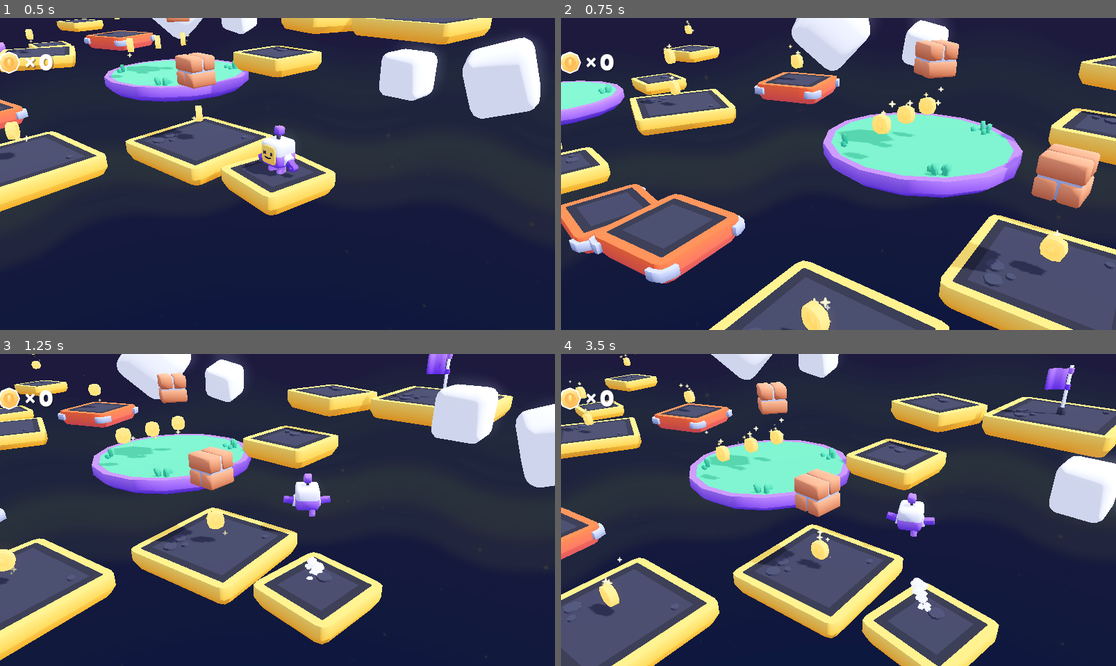
Above: before the commit, frames 1-4 (two rows, left to right).
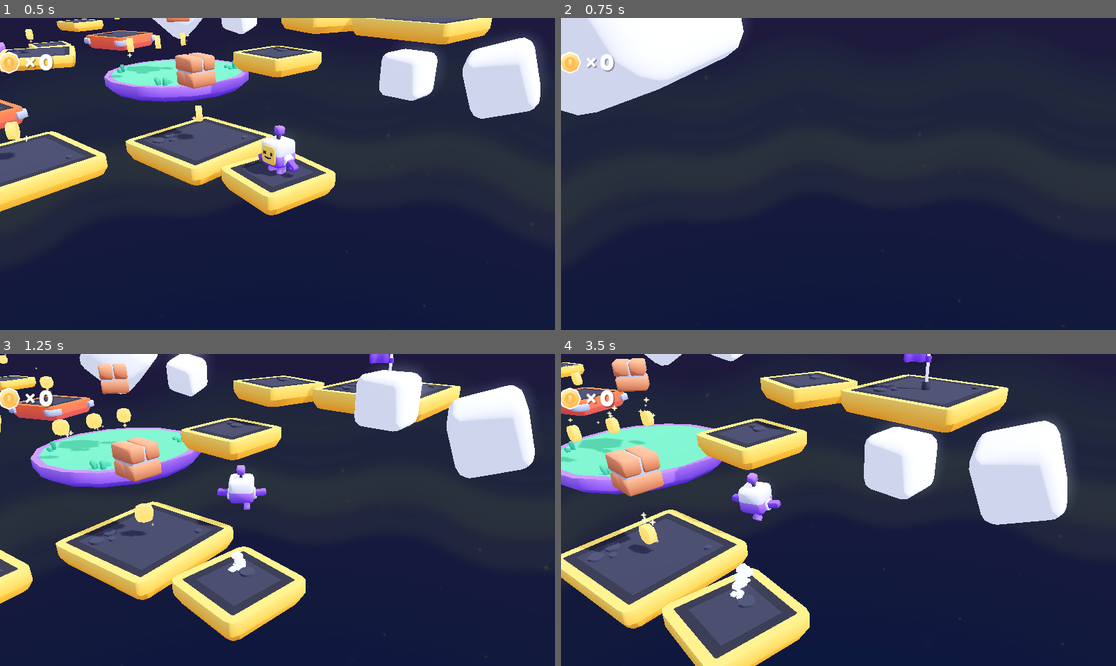
Above: after the commit, the same moments.

Repository: Baptoaster/I_Cast_Gun
Game: Godot game, scene res://scenes/main.tscn
The game is run twice, just before and just after one commit, with the same random seed, the same clock (stepped at 60 frames per second) and the same inputs.
Inputs (mouse positions are in pixels of both pictures, inside the frame that each line leads up to):
- Up to frame 1 (0.5 s): no input
- Up to frame 2 (0.75 s): move the mouse to (866, 174) at 0.52 s; hold W (move_forward) from 0.53 s (still down); right-click (866, 174) at 0.6 s
- Up to frame 3 (1.25 s): keep holding W (move_forward); tap Space (jump) at 0.77 s
- Up to frame 4 (3.5 s): keep holding W (move_forward); move the mouse to (810, 510) at 1.27 s; right-click (810, 510) at 1.35 s; tap Space (jump) at 1.52, 3.02 s; move the mouse to (849, 503) at 2.02 s; tap Down (camera_down) at 2.1 s; right-click (849, 503) at 2.3 s; move the mouse to (832, 516) at 2.77 s; tap Left (camera_left) at 2.85 s; right-click (832, 516) at 3.05 s

Frame 1 is identical in both runs. In frame 2, 47% of the frame differs, in the area x 0-100%, y 0-100%; in frame 3, 43%; in frame 4, 60%.

Commit message:
tentative aim

Diff:
--- a/scripts/view.gd
+++ b/scripts/view.gd
@@ -13,14 +13,12 @@
 @export var mouse_sensitivity = 0.1
 
 @export_group("TPS Mode")
-@export var tps_distance = 3.0  # Distance de la caméra en mode TPS
+@export var tps_distance = 3.0  # Distance de la caméra derrière le joueur
 @export var tps_height = 0.6  # Hauteur de la caméra par rapport au personnage
-@export var tps_lerp_speed = 8.0  # Vitesse de transition vers le mode TPS
 
 var camera_rotation:Vector3
 var zoom = 10
 var is_aiming = false  # Mode TPS activé
-var tps_target_position = Vector3.ZERO
 var orbit_zoom = 10  # Sauvegarde du zoom en mode orbite
 
 @onready var camera = $Camera
@@ -40,30 +38,34 @@
 		is_aiming = false
 
 	if is_aiming:
-		# Mode TPS : la caméra suit le personnage en se plaçant derrière lui
-		# La caméra est toujours à une distance fixe devant le regard du personnage
+		# Mode TPS : la caméra orbite autour du joueur
 
-		# Calculer la direction dans laquelle regarde la caméra
-		var camera_direction = Vector3(
-			sin(camera_rotation.y * PI / 180.0),
-			0,
-			-cos(camera_rotation.y * PI / 180.0)
+		# Forcer le joueur à regarder dans la direction de la caméra (inverser l'axe Y)
+		var target_rotation = target.rotation_degrees
+		target_rotation.y = camera_rotation.y + 180  # +180 pour voir le dos
+		target.rotation_degrees = target_rotation
+
+		# Calculer la position de la caméra en orbite autour du joueur
+		# Basée sur les angles de la caméra
+		var orbit_radius = tps_distance
+
+		# Convertir les angles en position orbitale
+		var horizontal_angle = camera_rotation.y * PI / 180.0
+		var vertical_angle = camera_rotation.x * PI / 180.0
+
+		var camera_offset = Vector3(
+			sin(horizontal_angle) * cos(vertical_angle) * orbit_radius,
+			sin(vertical_angle) * orbit_radius + tps_height,
+			-cos(horizontal_angle) * cos(vertical_angle) * orbit_radius
 		)
 
-		# Positionner la caméra devant le personnage, dans la direction du regard
-		var camera_pos = target.position - camera_direction * tps_distance
-		camera_pos.y += tps_height
+		# Positionner la caméra directement sans lerp pour centrer le joueur
+		self.global_position = target.position + camera_offset
 
-		self.global_position = self.global_position.lerp(camera_pos, delta * tps_lerp_speed)
+		# Appliquer la rotation de la caméra
+		rotation_degrees = camera_rotation
 		camera.position = Vector3.ZERO
 
-		# Forcer le personnage à regarder dans la même direction que la caméra
-		var target_rotation = target.rotation_degrees
-		target_rotation.y = camera_rotation.y
-		target.rotation_degrees = target_rotation
-
-		# Appliquer la rotation de la caméra (inclinaison haut/bas)
-		rotation_degrees = camera_rotation
 	else:
 		# Mode orbite : comportement normal
 		self.position = self.position.lerp(target.position, delta * 4)
@@ -81,7 +83,7 @@
 	input.x = Input.get_axis("camera_up", "camera_down")
 
 	if is_aiming:
-		# Mode TPS : la caméra suit le regard du personnage
+		# Mode TPS : rotation de la caméra
 		camera_rotation += input.limit_length(1.0) * rotation_speed * delta
 
 		# Mouvement de souris en mode TPS
